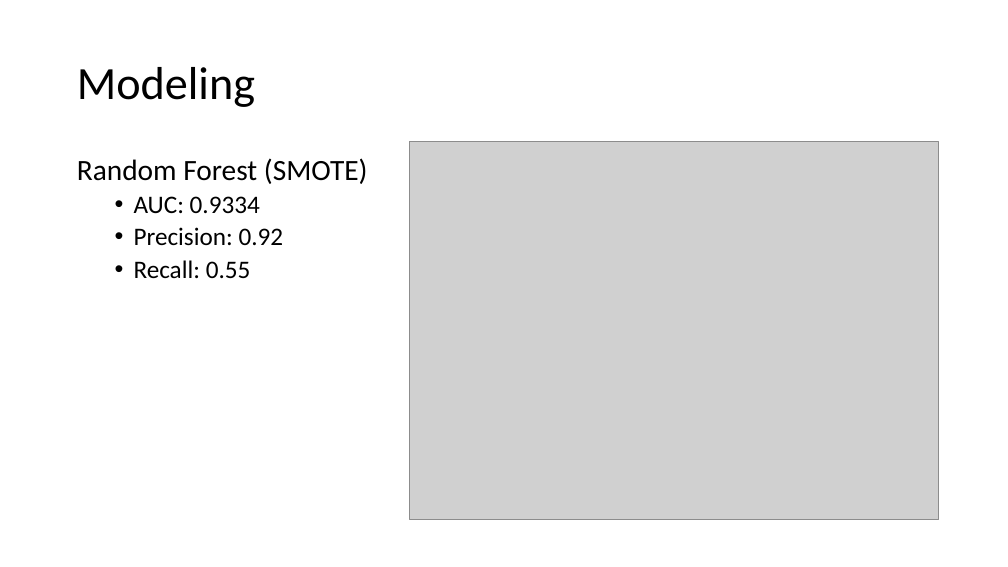
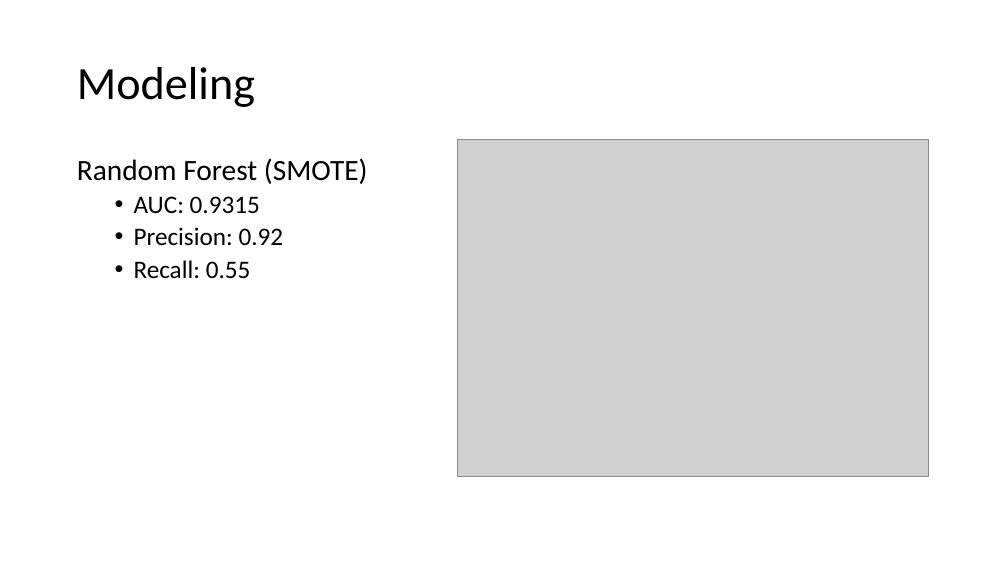
Before and after one commit to anikoloff/fraud_detection, a slide deck: slide 30 of fraud_detection.pptx. Drawn at 1008x567 pixels with LibreOffice and Linux fonts; fonts in the diff are those of the drawing; grey boxes stand for pictures. Boxes give left, top, right and bottom in pixels: in the first picture for what was removed or moved away, otherwise in the second. Text is boxed around its words. In the diff, an @@ line names an element or a change of style, - is before the commit and + after.

```diff
--- a/fraud_detection.pptx
+++ b/fraud_detection.pptx
@@ picture: place and size @@
-picture at <box>410,142,939,520</box>
+picture at <box>457,140,929,477</box>
@@ text at <box>134,196,260,214</box>: text changed @@
-  • AUC: 0.9334
+  • AUC: 0.9315
```
Also in this commit, not shown: 10 other slides changed, 2 slides added, 1 slide removed, 2 other files.
